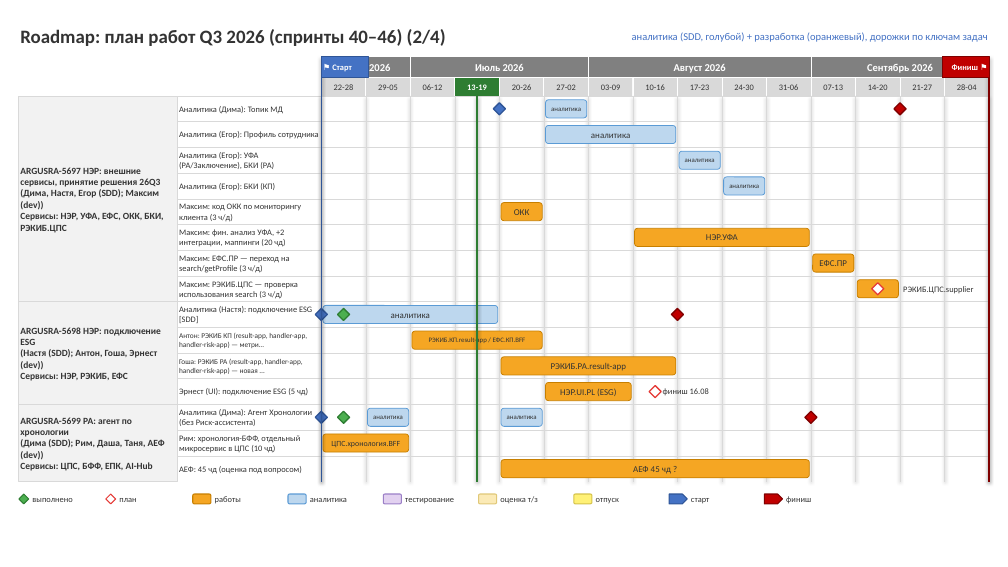
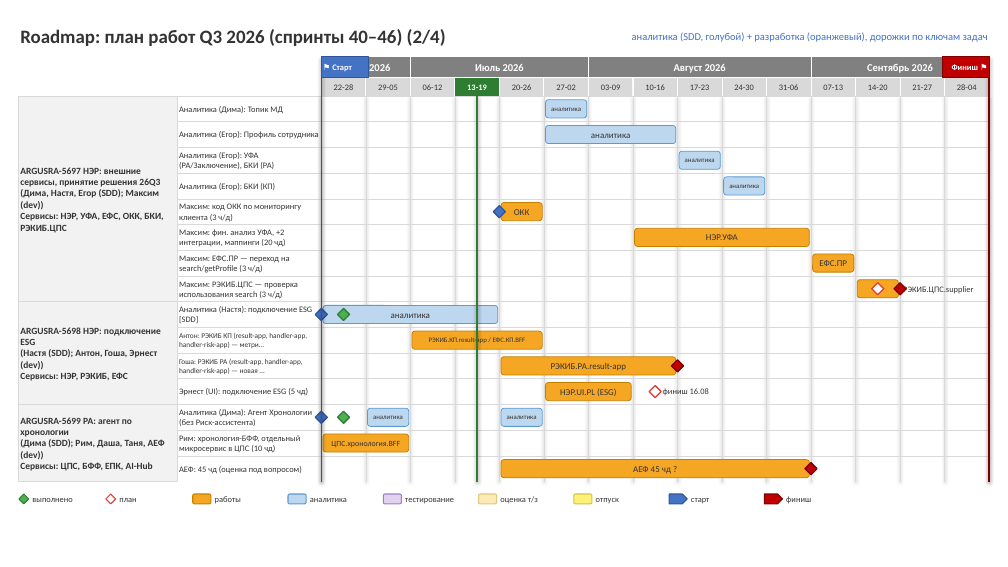
Before and after one commit to njreyesc/roadmap-builder, a slide deck: slide 2 of roadmap_2026Q3.pptx. Drawn at 1008x567 pixels with LibreOffice and Linux fonts; fonts in the diff are those of the drawing. Boxes give left, top, right and bottom in pixels: in the first picture for what was removed or moved away, otherwise in the second. Text is boxed around its words. In the diff, an @@ line names an element or a change of style, - is before the commit and + after.

```diff
--- a/roadmap_2026Q3.pptx
+++ b/roadmap_2026Q3.pptx
@@ diamond: place and size @@
-diamond at (494,103,506,115)
+diamond at (494,206,506,218)
@@ diamond: place and size @@
-diamond at (895,103,907,115)
+diamond at (895,283,907,295)
@@ diamond: place and size @@
-diamond at (671,309,684,321)
+diamond at (671,360,684,372)
@@ diamond: place and size @@
-diamond at (805,411,817,423)
+diamond at (805,463,817,475)
```
Also in this commit, not shown: 3 other slides changed, 6 other files.
